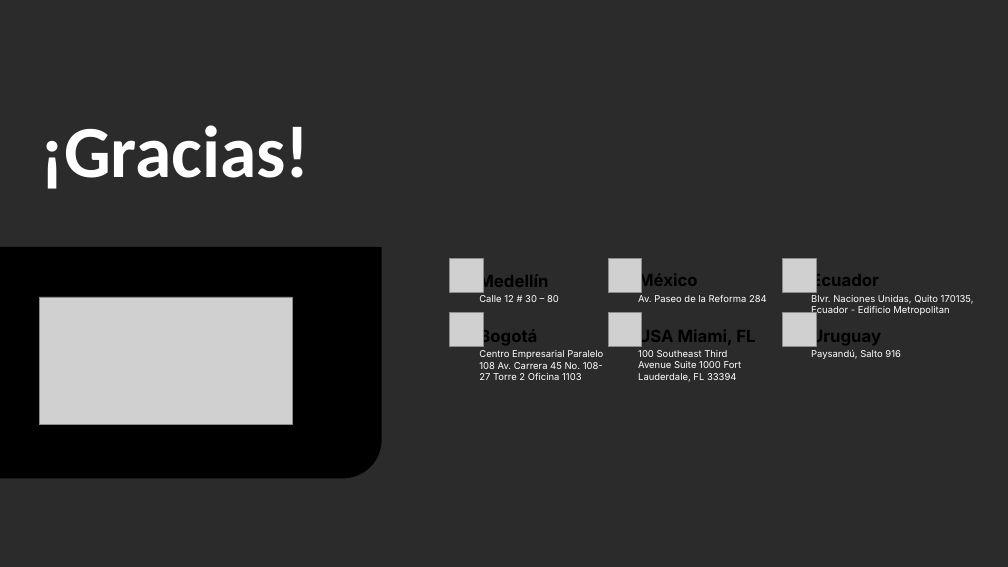
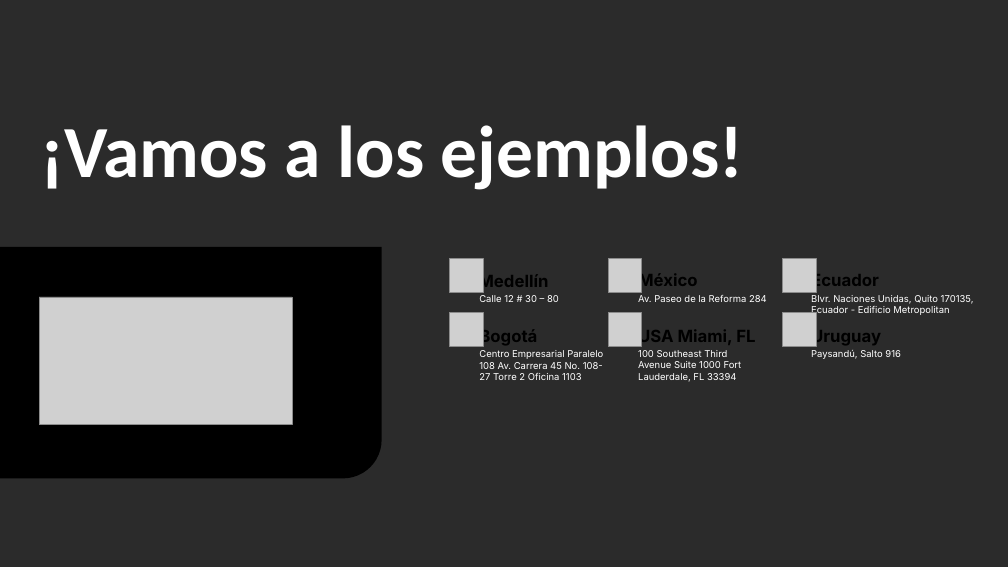
Before and after one commit to GabrielGNP/Semana-4_Gems-y-tiempos-de-espera, a slide deck: slide 5 of Docs_Ingeniería/presentacion.pptx (slide 4 before the commit). Drawn at 1008x567 pixels with LibreOffice and Linux fonts; fonts in the diff are those of the drawing; grey boxes stand for pictures; background and template pictures are left out; a plain dark background stands for a picture behind light text. Boxes give left, top, right and bottom in pixels: in the first picture for what was removed or moved away, otherwise in the second. Text is boxed around its words. In the diff, an @@ line names an element or a change of style, - is before the commit and + after.

```diff
--- a/Docs_Ingeniería/presentacion.pptx
+++ b/Docs_Ingeniería/presentacion.pptx
@@ text at box(40, 125, 743, 190): text changed @@
-¡Gracias!
+¡Vamos a los ejemplos!
```
Also in this commit, not shown: 1 other slide changed, 1 slide added, 8 other files.
